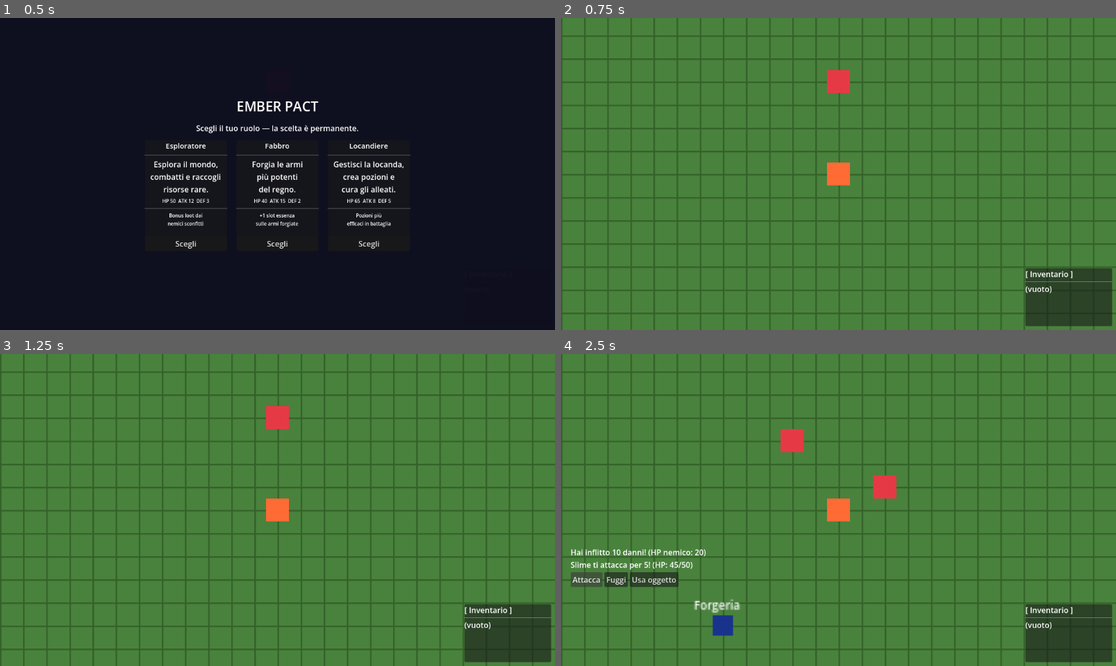
Above: before the commit, frames 1-4 (two rows, left to right).
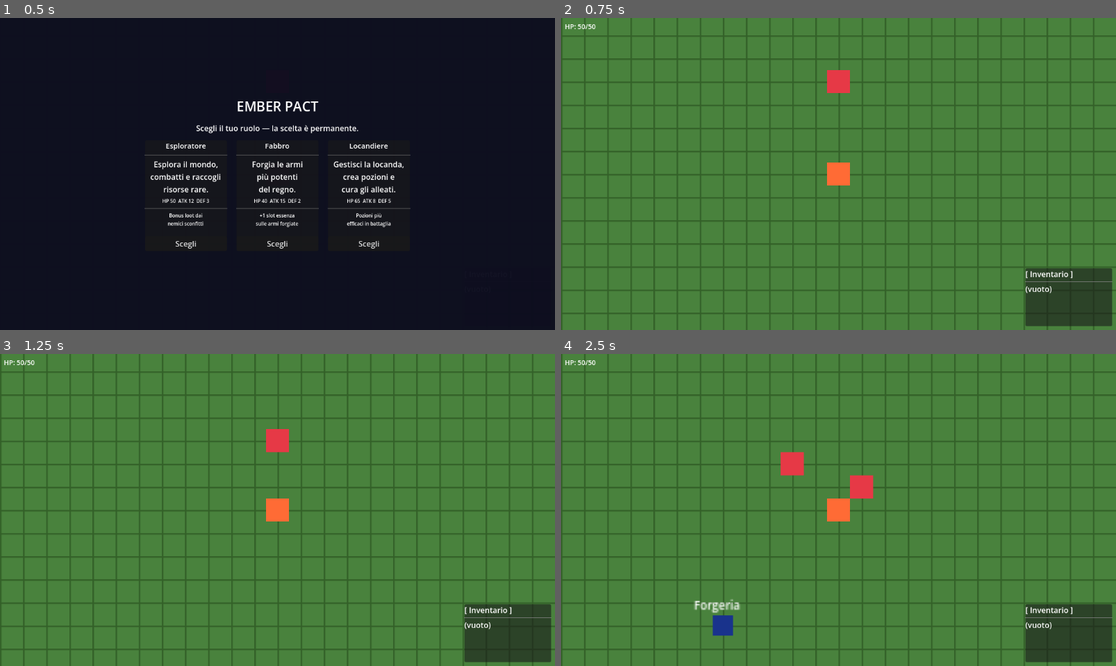
Above: after the commit, the same moments.

Repository: k0m1d3v/EmberPact
Game: Godot game, scene res://scenes/world/world.tscn
The game is run twice, just before and just after one commit, with the same random seed, the same clock (stepped at 60 frames per second) and the same inputs.
Inputs (mouse positions are in pixels of both pictures, inside the frame that each line leads up to):
- Up to frame 1 (0.5 s): no input
- Up to frame 2 (0.75 s): click "Scegli" at 0.5 s
- Up to frame 3 (1.25 s): no input
- Up to frame 4 (2.5 s): hold Up (ui_up) 1.28-2 s; tap E (interact) at 1.35 s; tap Space (attack, bound only after the commit) at 1.55 s; click (588, 578) at 2 s, where only the run before the commit has a clickable "Attacca"

Frame 1 is identical in both runs. In frame 2, less than 0.1% of the frame differs, in the area x 0-7%, y 2-4%; in frame 3, 0.7%; in frame 4, 2.7%, in the area x 0-61%, y 2-75%.

Commit message:
Refactor: combattimento a turni → action real-time su mappa
Rimossi:
- scripts/battle_manager.gd
- scripts/battle_ui.gd
- scenes/ui/battle_ui.tscn

player.gd:
- Aggiunto signal hp_changed e attacked
- last_direction traccia la direzione corrente/ultima
- Attacco con E (non vicino alla forge) o Spazio, cooldown 0.4s
- Flash giallo sulla tile di attacco (ColorRect animato con Tween)
- take_damage() con flash rosso sul player
- apply_role() emette hp_changed

enemy.gd:
- Aggiunto signal died(pos, drop, enemy)
- Movimento automatico verso il player ogni 0.6s (range 5 tile)
- Attacco automatico quando adiacente ogni 1.2s
- take_damage() emette died e queue_free() quando HP <= 0
- Guard: nessuna azione se player.role == ""

world.gd:
- Rimosso tutto il sistema battle_manager/battle_ui
- Registrata azione "attack" (Spazio) in _register_actions
- HP bar in alto a sinistra (CanvasLayer layer 1)
- player.forge_ref impostato per prevenire conflitto E attacco/forge
- _on_player_attacked: hit detection sulla tile frontale
- _on_enemy_died: drop + save + check respawn
- _on_player_hp_changed: aggiorna barra, gestisce game over e reset HP

https://claude.ai/code/session_01MatrgjeeZ6dRxrgJphkcV9

Diff:
--- a/scenes/ui/battle_ui.tscn
+++ /dev/null
@@ -1,35 +0,0 @@
-[gd_scene format=3 uid="uid://ccu43e12s2o2k"]
-
-[ext_resource type="Script" uid="uid://bark66k2l0vc3" path="res://scripts/battle_ui.gd" id="1_2hywk"]
-
-[node name="Node2D" type="Node2D" unique_id=367352678]
-
-[node name="BattleUI" type="CanvasLayer" parent="." unique_id=1491600136]
-script = ExtResource("1_2hywk")
-
-[node name="Control" type="Control" parent="BattleUI" unique_id=443263149]
-layout_mode = 3
-anchors_preset = 0
-offset_right = 40.0
-offset_bottom = 40.0
-
-[node name="VBoxContainer" type="VBoxContainer" parent="BattleUI/Control" unique_id=1959260387]
-layout_mode = 0
-offset_left = 20.0
-offset_top = 400.0
-offset_right = 420.0
-offset_bottom = 600.0
-
-[node name="BattleLog" type="Label" parent="BattleUI/Control/VBoxContainer" unique_id=911665512]
-layout_mode = 2
-
-[node name="HBoxContainer" type="HBoxContainer" parent="BattleUI/Control/VBoxContainer" unique_id=1202509345]
-layout_mode = 2
-
-[node name="Attacca" type="Button" parent="BattleUI/Control/VBoxContainer/HBoxContainer" unique_id=861855879]
-layout_mode = 2
-text = "Attacca"
-
-[node name="Fuggi" type="Button" parent="BattleUI/Control/VBoxContainer/HBoxContainer" unique_id=785092040]
-layout_mode = 2
-text = "Fuggi"
--- a/scripts/battle_manager.gd
+++ /dev/null
@@ -1,119 +0,0 @@
-extends Node
-
-signal battle_ended(won: bool, was_defeat: bool)
-
-var player_ref: Node
-var enemy_ref: Node
-var battle_ui: Node
-var in_battle := false
-
-var player_attack := 12
-
-func start_battle(player: Node, enemy: Node, ui: Node):
-	player_ref = player
-	enemy_ref = enemy
-	in_battle = true
-
-	battle_ui = ui
-	if not battle_ui.has_method("show_battle"):
-		battle_ui = ui.get_tree().get_root().find_child("BattleUI", true, false)
-
-	var ename = enemy_ref.enemy_name if enemy_ref.has_method("take_damage") else "Nemico"
-	var ehp = enemy_ref.hp if enemy_ref.has_method("take_damage") else 30
-
-	battle_ui.show_battle(player_ref.hp, player_ref.max_hp, ename, ehp)
-	battle_ui.action_chosen.connect(_on_action)
-
-func _on_action(action: String):
-	if not in_battle:
-		return
-	battle_ui.set_buttons_enabled(false)
-
-	var ename = enemy_ref.enemy_name if enemy_ref.has_method("take_damage") else "Nemico"
-
-	if action == "attack":
-		var dmg = 0
-		var ehp = 0
-		if enemy_ref.has_method("take_damage"):
-			var actual_attack = player_ref.get_attack() if player_ref.has_method("get_attack") else player_attack
-			dmg = enemy_ref.take_damage(actual_attack)
-			ehp = enemy_ref.hp
-		else:
-			dmg = player_attack
-
-		var battle_log = "Hai inflitto %d danni! (HP nemico: %d)" % [dmg, ehp]
-
-		var dead = enemy_ref.is_dead() if enemy_ref.has_method("is_dead") else ehp <= 0
-		if dead:
-			battle_log += "\n💀 %s sconfitto!" % ename
-			end_battle(true)
-			battle_ui.update_log(battle_log)
-			return
-
-		battle_log += _enemy_counterattack(ename)
-		if player_ref.hp <= 0:
-			battle_log += "\n💀 Sei stato sconfitto..."
-			end_battle(false, true)
-			battle_ui.update_log(battle_log)
-			return
-
-		battle_ui.update_log(battle_log)
-		battle_ui.set_buttons_enabled(true)
-
-	elif action == "use_item":
-		var usable = _get_usable_items()
-		if usable.is_empty():
-			battle_ui.update_log("Nessun oggetto utilizzabile.")
-			battle_ui.set_buttons_enabled(true)
-			return
-
-		var potion = usable[0]
-		var heal = potion.get("heal", 0)
-		player_ref.hp = min(player_ref.hp + heal, player_ref.max_hp)
-		var idx = player_ref.inventory.find(potion)
-		if idx >= 0:
-			player_ref.inventory.remove_at(idx)
-		player_ref.inventory_changed.emit(player_ref.inventory)
-
-		var battle_log = "Usato %s! HP: %d/%d" % [potion.get("name", "?"), player_ref.hp, player_ref.max_hp]
-		battle_log += _enemy_counterattack(ename)
-		if player_ref.hp <= 0:
-			battle_log += "\n💀 Sei stato sconfitto..."
-			end_battle(false, true)
-			battle_ui.update_log(battle_log)
-			return
-
-		battle_ui.update_log(battle_log)
-		battle_ui.set_buttons_enabled(true)
-
-	elif action == "flee":
-		battle_ui.update_log("Sei fuggito!")
-		end_battle(false, false)
-
-func _enemy_counterattack(ename: String) -> String:
-	var enemy_atk = enemy_ref.attack if enemy_ref.has_method("take_damage") else 8
-	var defense = player_ref.get_defense() if player_ref.has_method("get_defense") else 3
-	var dmg = max(1, enemy_atk - defense)
-	player_ref.hp -= dmg
-	return "\n%s ti attacca per %d! (HP: %d/%d)" % [ename, dmg, max(0, player_ref.hp), player_ref.max_hp]
-
-func _get_usable_items() -> Array:
-	var usable: Array = []
-	if player_ref == null:
-		return usable
-	for item in player_ref.inventory:
-		if item is Dictionary and item.get("type") == "potion":
-			usable.append(item)
-	return usable
-
-func end_battle(won: bool, was_defeat: bool = false):
-	in_battle = false
-	if not won:
-		player_ref.hp = player_ref.max_hp
-	battle_ended.emit(won, was_defeat)
-	await get_tree().create_timer(2.0).timeout
-	battle_ui.hide()
-	if won and is_instance_valid(enemy_ref):
-		enemy_ref.queue_free()
-	if battle_ui.action_chosen.is_connected(_on_action):
-		battle_ui.action_chosen.disconnect(_on_action)
--- a/scripts/battle_ui.gd
+++ /dev/null
@@ -1,43 +0,0 @@
-extends CanvasLayer
-
-signal action_chosen(action: String)
-
-@onready var log_label = $Control/VBoxContainer/BattleLog
-@onready var attack_btn = $Control/VBoxContainer/HBoxContainer/Attacca
-@onready var flee_btn = $Control/VBoxContainer/HBoxContainer/Fuggi
-
-var use_item_btn: Button = null
-
-func _ready():
-	attack_btn.pressed.connect(_on_attack)
-	flee_btn.pressed.connect(_on_flee)
-
-	use_item_btn = Button.new()
-	use_item_btn.text = "Usa oggetto"
-	use_item_btn.pressed.connect(_on_use_item)
-	attack_btn.get_parent().add_child(use_item_btn)
-
-	hide()
-
-func show_battle(player_hp: int, player_max_hp: int, enemy_name: String, enemy_hp: int):
-	show()
-	set_buttons_enabled(true)
-	update_log("⚔️ %s appare!\nHP: %d/%d | HP nemico: %d" % [enemy_name, player_hp, player_max_hp, enemy_hp])
-
-func update_log(text: String):
-	log_label.text = text
-
-func set_buttons_enabled(enabled: bool):
-	attack_btn.disabled = not enabled
-	flee_btn.disabled = not enabled
-	if use_item_btn != null:
-		use_item_btn.disabled = not enabled
-
-func _on_attack():
-	action_chosen.emit("attack")
-
-func _on_flee():
-	action_chosen.emit("flee")
-
-func _on_use_item():
-	action_chosen.emit("use_item")
--- a/scripts/enemy.gd
+++ b/scripts/enemy.gd
@@ -1,4 +1,6 @@
 extends CharacterBody2D
+
+signal died(pos: Vector2, drop: String, enemy: Node)
 
 var hp := 30
 var max_hp := 30
@@ -7,10 +9,50 @@
 var enemy_name := "Slime"
 var drop_item := "Frammento di ferro"
 
+var player_ref: Node = null
+var move_timer := 0.0
+var attack_timer := 0.0
+
+const MOVE_INTERVAL := 0.6
+const ATTACK_INTERVAL := 1.2
+const AGGRO_RANGE := 80.0
+const TILE_SIZE := 16
+
+func _ready():
+	global_position = global_position.snapped(Vector2(TILE_SIZE, TILE_SIZE))
+
 func take_damage(amount: int) -> int:
 	var damage = max(1, amount - defense)
 	hp -= damage
+	if hp <= 0:
+		died.emit(global_position, drop_item, self)
+		queue_free()
 	return damage
 
 func is_dead() -> bool:
 	return hp <= 0
+
+func _process(delta):
+	if player_ref == null or hp <= 0 or player_ref.role == "":
+		return
+
+	var dist = global_position.distance_to(player_ref.global_position)
+
+	move_timer += delta
+	if move_timer >= MOVE_INTERVAL:
+		move_timer = 0.0
+		if dist <= AGGRO_RANGE and dist > TILE_SIZE * 1.2:
+			var diff = player_ref.global_position - global_position
+			var step: Vector2
+			if abs(diff.x) >= abs(diff.y):
+				step = Vector2(sign(diff.x) * TILE_SIZE, 0)
+			else:
+				step = Vector2(0, sign(diff.y) * TILE_SIZE)
+			global_position += step
+
+	attack_timer += delta
+	if attack_timer >= ATTACK_INTERVAL:
+		attack_timer = 0.0
+		if dist <= TILE_SIZE * 1.5:
+			var dmg = max(1, attack - player_ref.get_defense())
+			player_ref.take_damage(dmg)
--- a/scripts/player.gd
+++ b/scripts/player.gd
@@ -4,9 +4,16 @@
 const MOVE_SPEED = 8.0
 
 signal inventory_changed(inventory: Array)
+signal hp_changed(current_hp: int, max_hp: int)
+signal attacked(tile_pos: Vector2)
 
 var is_moving := false
 var target_position := Vector2.ZERO
+var last_direction := Vector2(1, 0)
+var attack_cooldown := 0.0
+var attack_flash: ColorRect = null
+var forge_ref: Node = null
+
 var role: String = ""
 var inventory: Array = []
 var equipped_weapon: Dictionary = {}
@@ -20,7 +27,27 @@
 	global_position = global_position.snapped(Vector2(TILE_SIZE, TILE_SIZE))
 	target_position = global_position
 
-func _process(_delta):
+	attack_flash = ColorRect.new()
+	attack_flash.color = Color(1.0, 0.9, 0.1, 0.7)
+	attack_flash.size = Vector2(14, 14)
+	attack_flash.position = Vector2(-7, -7)
+	attack_flash.visible = false
+	add_child(attack_flash)
+
+func _process(delta):
+	if attack_cooldown > 0.0:
+		attack_cooldown -= delta
+
+	var near_forge = forge_ref != null and forge_ref.can_interact and \
+		global_position.distance_to(forge_ref.global_position) < 24
+	var want_attack = (Input.is_action_just_pressed("interact") and not near_forge) or \
+		Input.is_action_just_pressed("attack")
+
+	if want_attack and attack_cooldown <= 0.0:
+		attack_cooldown = 0.4
+		attacked.emit(global_position + last_direction * TILE_SIZE)
+		_show_attack_flash()
+
 	if is_moving:
 		global_position = global_position.move_toward(target_position, MOVE_SPEED)
 		if global_position == target_position:
@@ -30,16 +57,35 @@
 	var direction := Vector2.ZERO
 	if Input.is_action_pressed("ui_right"):
 		direction = Vector2(TILE_SIZE, 0)
+		last_direction = Vector2(1, 0)
 	elif Input.is_action_pressed("ui_left"):
 		direction = Vector2(-TILE_SIZE, 0)
+		last_direction = Vector2(-1, 0)
 	elif Input.is_action_pressed("ui_down"):
 		direction = Vector2(0, TILE_SIZE)
+		last_direction = Vector2(0, 1)
 	elif Input.is_action_pressed("ui_up"):
 		direction = Vector2(0, -TILE_SIZE)
+		last_direction = Vector2(0, -1)
 
 	if direction != Vector2.ZERO:
 		target_position = global_position + direction
 		is_moving = true
+
+func _show_attack_flash():
+	attack_flash.position = last_direction * TILE_SIZE + Vector2(-7, -7)
+	attack_flash.modulate.a = 0.7
+	attack_flash.visible = true
+	var tween = create_tween()
+	tween.tween_property(attack_flash, "modulate:a", 0.0, 0.15)
+	tween.tween_callback(func(): attack_flash.visible = false)
+
+func take_damage(amount: int):
+	hp = max(0, hp - amount)
+	hp_changed.emit(hp, max_hp)
+	var tween = create_tween()
+	tween.tween_property(self, "modulate", Color(1.0, 0.3, 0.3), 0.05)
+	tween.tween_property(self, "modulate", Color(1, 1, 1), 0.2)
 
 func get_defense() -> int:
 	return base_defense + equipped_armor.get("defense", 0)
@@ -58,6 +104,7 @@
 			max_hp = 40; hp = 40; base_attack = 15; base_defense = 2
 		"locandiere":
 			max_hp = 65; hp = 65; base_attack = 8; base_defense = 5
+	hp_changed.emit(hp, max_hp)
 
 func add_item(item_name: String):
 	inventory.append(item_name)
--- a/scripts/world.gd
+++ b/scripts/world.gd
@@ -4,7 +4,6 @@
 @onready var player = $Player
 
 const EnemyScene = preload("res://scenes/enemies/enemy.tscn")
-const BattleUIScene = preload("res://scenes/ui/battle_ui.tscn")
 const ItemPickupScript = preload("res://scripts/item_pickup.gd")
 const ForgeScript = preload("res://scripts/forge.gd")
 const ForgeUIScript = preload("res://scripts/forge_ui.gd")
@@ -28,31 +27,19 @@
 	Vector2(96, -160),
 ]
 
-var battle_manager: Node
-var battle_ui_instance: Node
 var inventory_ui_instance: Node
 var forge_node: Node = null
 var forge_ui_node: Node = null
 var game_over_ui_node: Node = null
 var save_mgr: Node = null
 var role_select_ui: Node = null
-var in_battle := false
-var defeat_cooldown := false
+var hp_label: Label = null
 var enemies: Array = []
-var current_battle_enemy: Node = null
 
 func _ready():
 	_register_actions()
 	generate_world()
 	spawn_all_enemies(INITIAL_POSITIONS)
-
-	battle_ui_instance = BattleUIScene.instantiate()
-	add_child(battle_ui_instance)
-
-	battle_manager = Node.new()
-	battle_manager.set_script(load("res://scripts/battle_manager.gd"))
-	add_child(battle_manager)
-	battle_manager.battle_ended.connect(_on_battle_ended)
 
 	inventory_ui_instance = CanvasLayer.new()
 	inventory_ui_instance.set_script(load("res://scripts/inventory_ui.gd"))
@@ -68,6 +55,7 @@
 	forge_node.global_position = Vector2(48, -32)
 	add_child(forge_node)
 	forge_node.setup(player, forge_ui_node)
+	player.forge_ref = forge_node
 
 	game_over_ui_node = CanvasLayer.new()
 	game_over_ui_node.set_script(GameOverUIScript)
@@ -84,14 +72,24 @@
 	add_child(role_select_ui)
 	role_select_ui.role_chosen.connect(_on_role_chosen)
 
+	var hp_layer = CanvasLayer.new()
+	hp_layer.layer = 1
+	add_child(hp_layer)
+	hp_label = Label.new()
+	hp_label.position = Vector2(8, 8)
+	hp_label.add_theme_font_size_override("font_size", 14)
+	hp_layer.add_child(hp_label)
+
+	player.hp_changed.connect(_on_player_hp_changed)
+	player.attacked.connect(_on_player_attacked)
+	player.inventory_changed.connect(func(_inv): save_mgr.save_game(player))
+
 	player.set_process(false)
 
 	if save_mgr.has_save() and save_mgr.load_game(player):
 		_start_game()
 	else:
 		role_select_ui.show_select()
-
-	player.inventory_changed.connect(func(_inv): save_mgr.save_game(player))
 
 func _register_actions():
 	if not InputMap.has_action("interact"):
@@ -99,6 +97,11 @@
 		var ev = InputEventKey.new()
 		ev.keycode = KEY_E
 		InputMap.action_add_event("interact", ev)
+	if not InputMap.has_action("attack"):
+		InputMap.add_action("attack")
+		var ev2 = InputEventKey.new()
+		ev2.keycode = KEY_SPACE
+		InputMap.action_add_event("attack", ev2)
 
 func generate_world():
 	var tileset = TileSet.new()
@@ -139,9 +142,11 @@
 	enemy.attack = config["attack"]
 	enemy.defense = config["defense"]
 	enemy.drop_item = config["drop"]
+	enemy.player_ref = player
 	enemy.global_position = pos
 	add_child(enemy)
 	enemies.append(enemy)
+	enemy.died.connect(_on_enemy_died)
 
 func get_random_spawn_pos() -> Vector2:
 	for _i in range(30):
@@ -152,52 +157,31 @@
 			return pos
 	return Vector2(200, 200)
 
-func _process(_delta):
-	if in_battle:
-		return
-	check_player_enemy_collision()
-
-func check_player_enemy_collision():
-	if defeat_cooldown or player.role == "":
-		return
-	for enemy in enemies:
+func _on_player_attacked(tile_pos: Vector2):
+	for enemy in enemies.duplicate():
 		if not is_instance_valid(enemy):
 			continue
-		if player.global_position.distance_to(enemy.global_position) < 20:
-			start_battle(enemy)
-			return
-
-func start_battle(enemy: Node):
-	in_battle = true
-	current_battle_enemy = enemy
-	if forge_node != null:
-		forge_node.can_interact = false
-	battle_manager.start_battle(player, enemy, battle_ui_instance)
-
-func _on_battle_ended(won: bool, was_defeat: bool):
-	in_battle = false
-	if won:
-		print("Vittoria!")
-		if current_battle_enemy != null and is_instance_valid(current_battle_enemy):
-			spawn_drop(current_battle_enemy.global_position, current_battle_enemy.drop_item)
-		enemies.erase(current_battle_enemy)
-		current_battle_enemy = null
-		save_mgr.save_game(player)
-		if enemies.is_empty():
-			print("Tutti i nemici sconfitti! Rigenerazione tra 10 secondi...")
-			get_tree().create_timer(10.0).timeout.connect(respawn_enemies)
-	elif was_defeat:
-		print("Sconfitta!")
-		current_battle_enemy = null
+		if enemy.global_position.distance_to(tile_pos) < 14:
+			enemy.take_damage(player.get_attack())
+			break
+
+func _on_enemy_died(pos: Vector2, drop: String, enemy_node: Node):
+	enemies.erase(enemy_node)
+	spawn_drop(pos, drop)
+	save_mgr.save_game(player)
+	if enemies.is_empty():
+		print("Tutti i nemici sconfitti! Rigenerazione tra 10 secondi...")
+		get_tree().create_timer(10.0).timeout.connect(respawn_enemies)
+
+func _on_player_hp_changed(current_hp: int, max_hp: int):
+	if hp_label:
+		hp_label.text = "HP: %d/%d" % [current_hp, max_hp]
+	if current_hp <= 0:
+		player.hp = player.max_hp
+		if hp_label:
+			hp_label.text = "HP: %d/%d" % [player.max_hp, max_hp]
 		save_mgr.save_game(player)
 		game_over_ui_node.show_game_over()
-	else:
-		print("Fuga!")
-		current_battle_enemy = null
-		defeat_cooldown = true
-		get_tree().create_timer(3.0).timeout.connect(func(): defeat_cooldown = false)
-	if forge_node != null:
-		forge_node.can_interact = true
 
 func respawn_enemies():
 	print("Nemici rigenerati!")
@@ -212,6 +196,7 @@
 
 func _start_game():
 	player.set_process(true)
+	_on_player_hp_changed(player.hp, player.max_hp)
 
 func _on_role_chosen(role_id: String):
 	player.apply_role(role_id)
